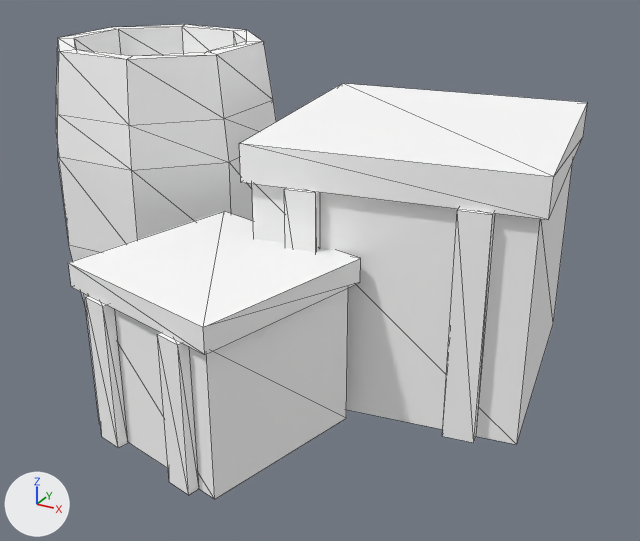
The glTF model minescat-lowpoly/models/glb/Decor_Barrels_A.glb: old version first, new version second.
Both versions are drawn from a 50 mm camera at (1.277, -2.006, 1.277) aimed at (0.216, -0.078, 0.313). Every picture has the same lights, and +X, +Y and +Z are marked at lower left. The first picture is the older version. Mesh edges are drawn as thin lines. Vertices at exactly the same position are counted once.

The scene before the commit, as lines of its bpy script (objects in view):
```python
me_decor_barrels_a_body_001 = bpy.data.meshes.new('Decor_Barrels_A_Body.001')
me_decor_barrels_a_body_001.from_pydata(...)  # 128 vertices, 186 faces; spans x -0.74..0.84, y -0.72..0.56, z 0.0..0.85
me_decor_barrels_a_body_001.materials.append(mat_m_palette)  # white #ffffff
ob_decor_barrels_a_body = bpy.data.objects.new('Decor_Barrels_A_Body', me_decor_barrels_a_body_001)
ob_decor_barrels_a_body.location = (0.0, 0.0, 0.0)
```
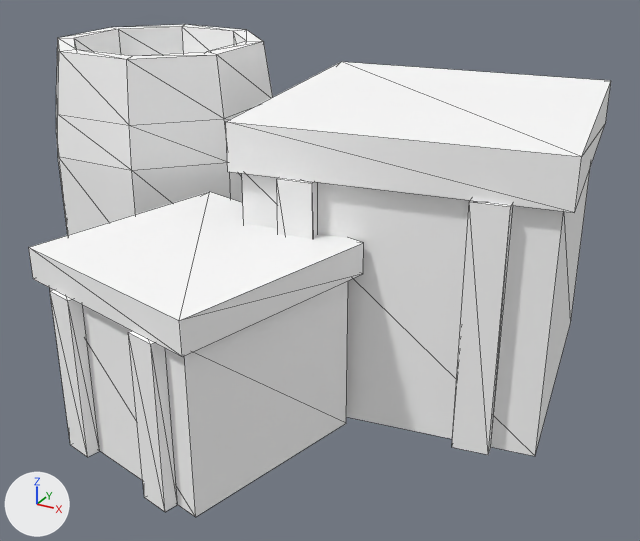
Diff of the bpy script that builds the scene:
```diff
--- a/minescat-lowpoly/models/glb/Decor_Barrels_A.glb.py
+++ b/minescat-lowpoly/models/glb/Decor_Barrels_A.glb.py
@@ me_decor_barrels_a_body_001 @@
 # used by ob_decor_barrels_a_body; location = (0.0, 0.0, 0.0)
-me_decor_barrels_a_body_001.from_pydata(...)  # 128 vertices, 186 faces; spans x -0.74..0.84, y -0.72..0.56, z 0.0..0.85
+me_decor_barrels_a_body_001.from_pydata(...)  # 128 vertices, 186 faces; spans x -0.74..0.9, y -0.79..0.6, z 0.0..0.85
+# me_decor_barrels_a_body_001 part 1: the loose piece of 8 vertices spanning x 0.02..0.82, y -0.26..0.54, z 0.0..0.6 is scaled about its middle by (1.09, 1.09, 1.06), then moved by (0.02, 0.0, 0.02)
+# me_decor_barrels_a_body_001 part 2: the loose piece of 8 vertices spanning x 0.0..0.84, y -0.28..0.56, z 0.6..0.7 is scaled about its middle by (1.09, 1.09, 1.24), then moved by (0.02, 0.0, 0.05)
+# me_decor_barrels_a_body_001 part 3: the loose piece of 8 vertices spanning x 0.22..0.3, y -0.27..-0.23, z 0.0..0.6 is scaled about its middle by (1.13, 1.16, 1.06), then moved by (0.01, -0.03, 0.02)
+# me_decor_barrels_a_body_001 part 4: the loose piece of 8 vertices spanning x 0.64..0.72, y -0.21..-0.17, z 0.0..0.6 is scaled about its middle by (1.13, 1.16, 1.06), then moved by (0.04, -0.03, 0.02)
+# me_decor_barrels_a_body_001 part 5: the loose piece of 8 vertices spanning x -0.15..0.39, y -0.69..-0.15, z 0.0..0.39 is scaled about its middle by (1.11, 1.11, 1.09), then moved by (-0.02, -0.04, 0.02)
+# me_decor_barrels_a_body_001 part 6: the loose piece of 8 vertices spanning x -0.18..0.42, y -0.72..-0.12, z 0.39..0.45 is scaled about its middle by (1.12, 1.12, 1.27), then moved by (-0.02, -0.04, 0.04)
+# me_decor_barrels_a_body_001 part 7: the loose piece of 8 vertices spanning x -0.11..-0.03, y -0.64..-0.6, z 0.0..0.39 is scaled about its middle by (1.07, 1.14, 1.09), then moved by (-0.04, -0.06, 0.02)
+# me_decor_barrels_a_body_001 part 8: the loose piece of 8 vertices spanning x 0.16..0.23, y -0.71..-0.66, z 0.0..0.39 is scaled about its middle by (1.07, 1.14, 1.09), then moved by (-0.01, -0.07, 0.02)
 me_decor_barrels_a_body_001.materials.append(mat_m_palette)
```

Boxes [x1, y1, x2, y2] around the edits, measured in the pictures (640 x 541 px; the box of a moved part takes in the faces that stretch with it):
'Decor_Barrels_A_Body', reshaped (10% wider)
    before: [56, 24, 587, 499]
    after: [29, 24, 611, 517]
part 1 of me_decor_barrels_a_body_001, moved or reshaped
    before: [252, 165, 572, 445]
    after: [242, 170, 590, 456]
part 2 of me_decor_barrels_a_body_001, moved or reshaped
    before: [239, 83, 587, 220]
    after: [226, 62, 611, 213]
part 3 of me_decor_barrels_a_body_001, moved or reshaped
    before: [284, 188, 320, 252]
    after: [277, 178, 318, 239]
part 4 of me_decor_barrels_a_body_001, moved or reshaped
    before: [442, 209, 495, 443]
    after: [452, 200, 513, 455]
part 5 of me_decor_barrels_a_body_001, moved or reshaped
    before: [84, 288, 348, 499]
    after: [50, 281, 348, 517]
part 6 of me_decor_barrels_a_body_001, moved or reshaped
    before: [68, 211, 361, 355]
    after: [29, 192, 364, 357]
part 7 of me_decor_barrels_a_body_001, moved or reshaped
    before: [86, 296, 128, 448]
    after: [50, 290, 100, 457]
part 8 of me_decor_barrels_a_body_001, moved or reshaped
    before: [157, 333, 199, 495]
    after: [128, 331, 178, 512]
